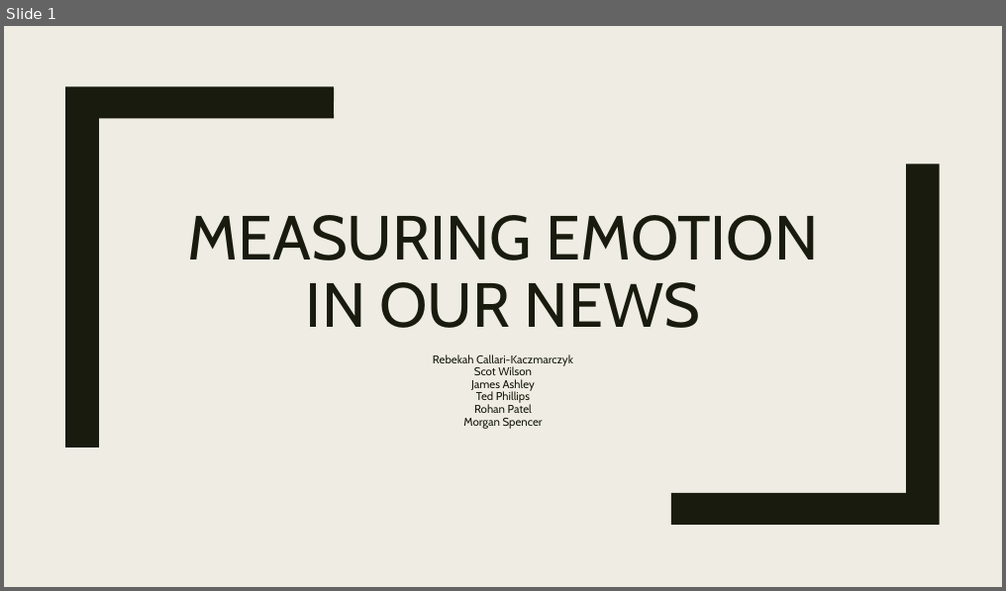
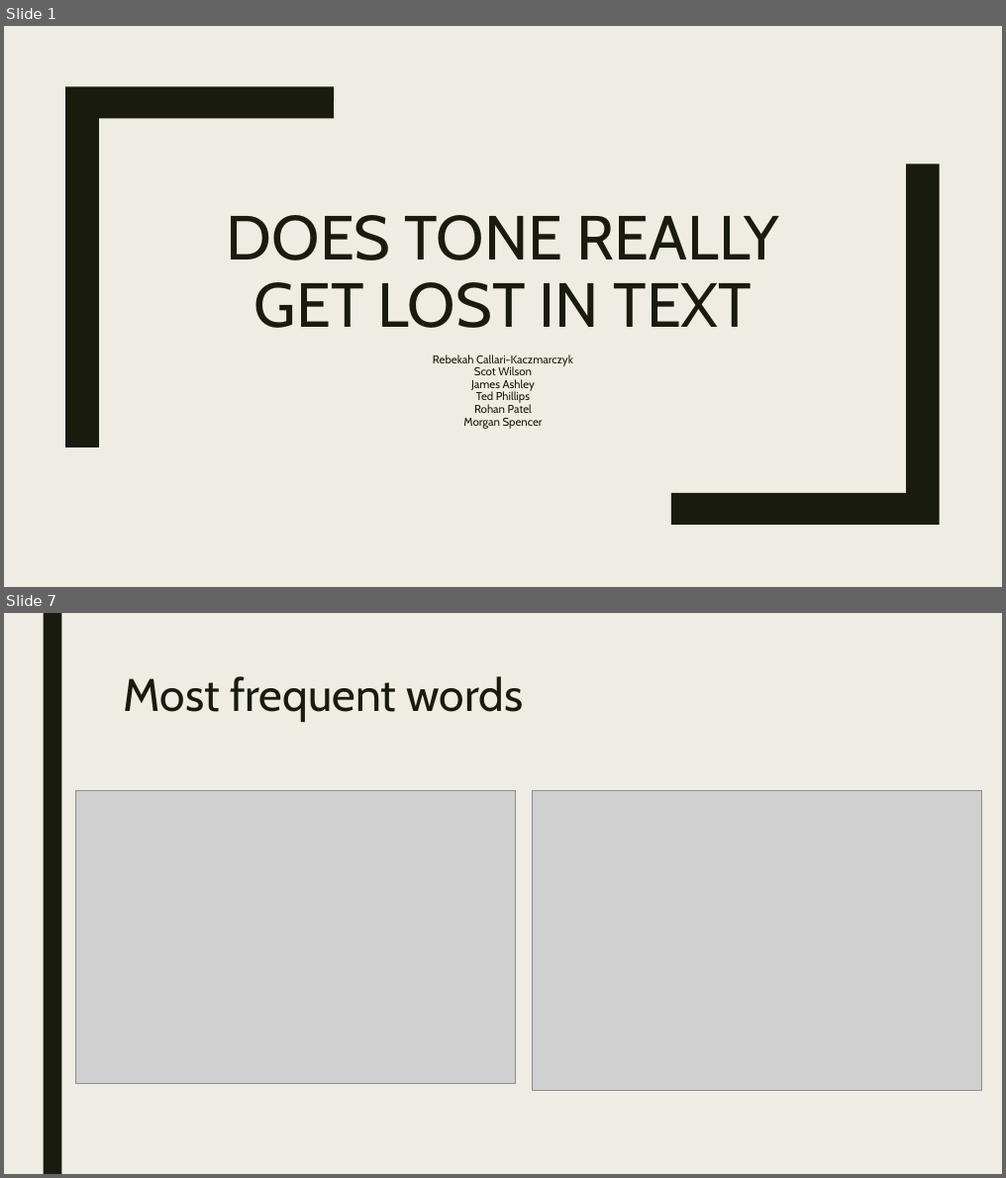
Before and after one commit to James-Ashley/sentiment_analysis, a slide deck: Group_project_deck.pptx. Shown one above the other, each under a label of ours: slide 1 before the commit, slides 1 and 7 after it; the slides between them are not shown. The pictures are 1006x591 and 1006x1178 pixels, drawn with LibreOffice and Linux fonts; fonts in the diff are those of the drawing; grey boxes stand for pictures; background and template pictures are left out. Boxes give left, top, right and bottom in pixels: in the first picture for what was removed or moved away, otherwise in the second. Text is boxed around its words. In the diff, an @@ line names an element or a change of style, - is before the commit and + after.

```diff
--- a/Group_project_deck.pptx
+++ b/Group_project_deck.pptx
@@ slide 7 added at (x1=4, y1=613, x2=1002, y2=1174), background #EFEDE3 @@
@@ rectangle added at (x1=43, y1=613, x2=61, y2=1174), fill #191B0E @@
@@ title added at (x1=124, y1=676, x2=524, y2=722), 44 pt, text #191B0E @@
+Most frequent words
@@ picture added at (x1=76, y1=791, x2=516, y2=1084) @@
@@ picture added at (x1=532, y1=791, x2=981, y2=1090) @@
@@ slide 1 changed as well @@
@@ rectangle added at (x1=4, y1=26, x2=1002, y2=586), fill #EFEDE3 at 92% opacity @@
@@ title at (x1=227, y1=215, x2=779, y2=328): text changed @@
-MEASURING EMOTION IN OUR NEWS
+DOES TONE REALLY GET LOST IN TEXT
```
Also in this commit, not shown: 3 other slides changed, 7 other slides added, 5 slides removed.
